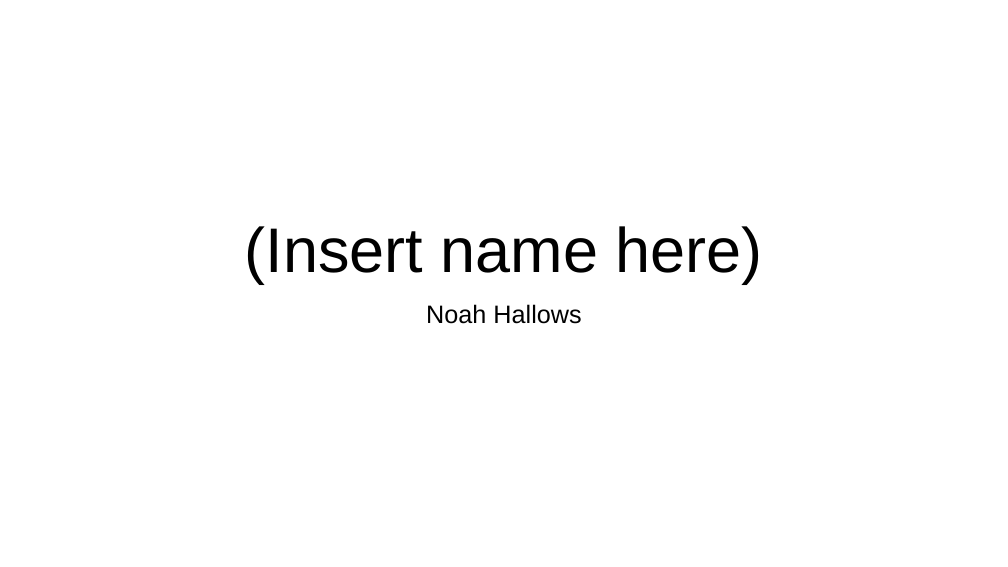
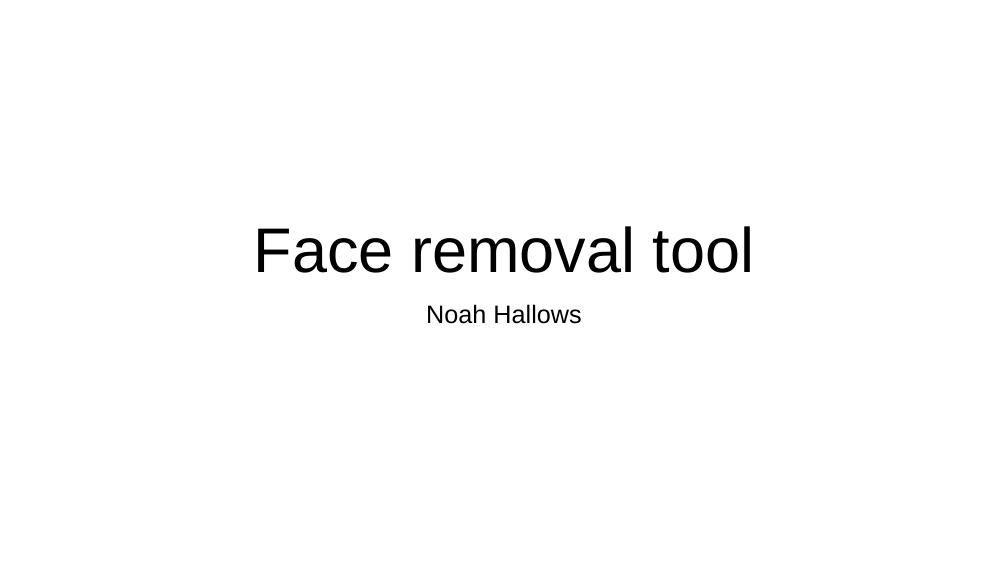
Before and after one commit to NoahHallows/software_mp, a slide deck: slide 1 of Documentation/software presentation.odp. Drawn at 1008x567 pixels with LibreOffice and Linux fonts; fonts in the diff are those of the drawing. Boxes give left, top, right and bottom in pixels: in the first picture for what was removed or moved away, otherwise in the second. Text is boxed around its words. In the diff, an @@ line names an element or a change of style, - is before the commit and + after.

```diff
--- a/Documentation/software presentation.odp
+++ b/Documentation/software presentation.odp
@@ title at [254, 226, 755, 273]: text changed @@
-(Insert name here)
+Face removal tool
```
Also in this commit, not shown: 3 slides added, 3 slides removed, 5 other files.
